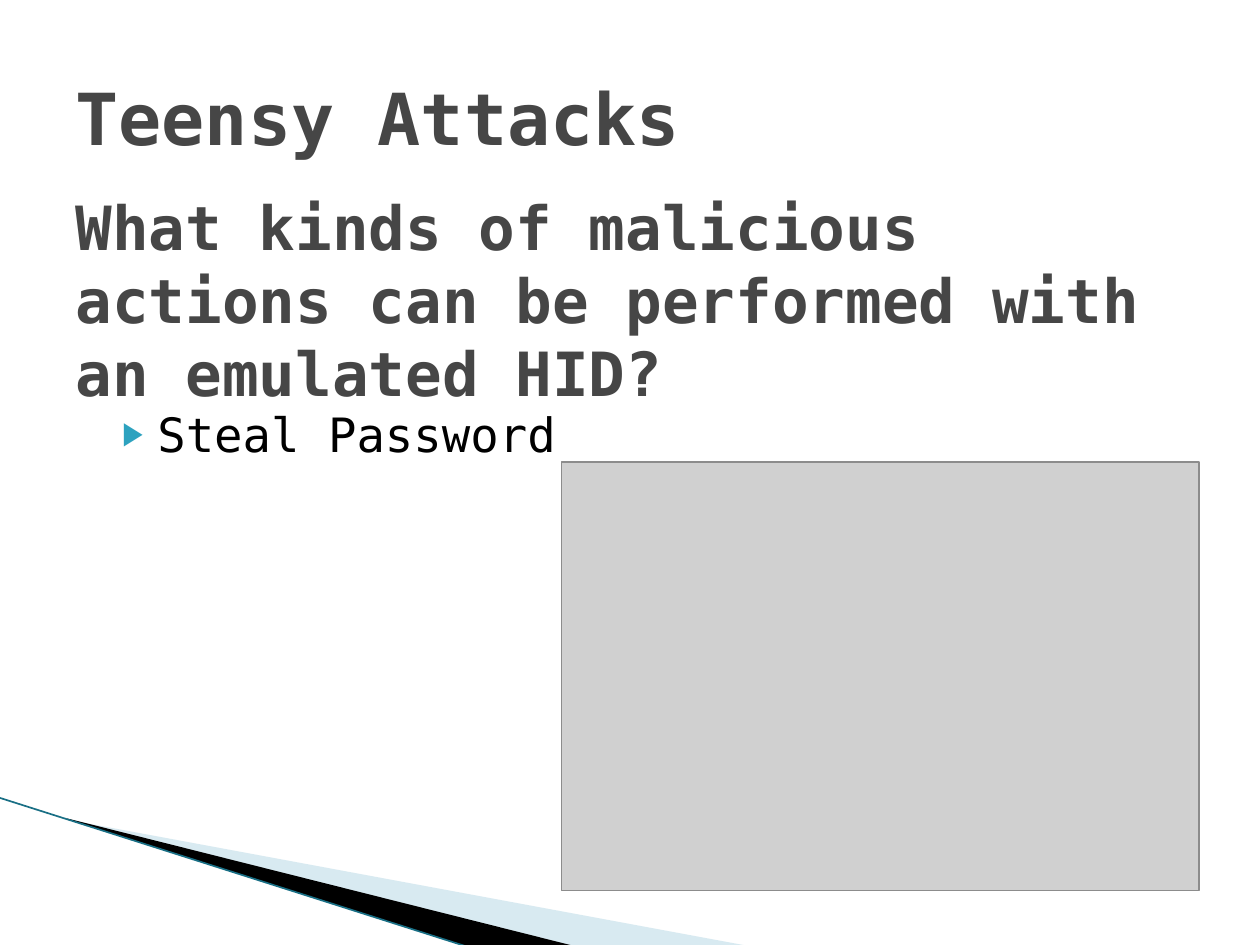
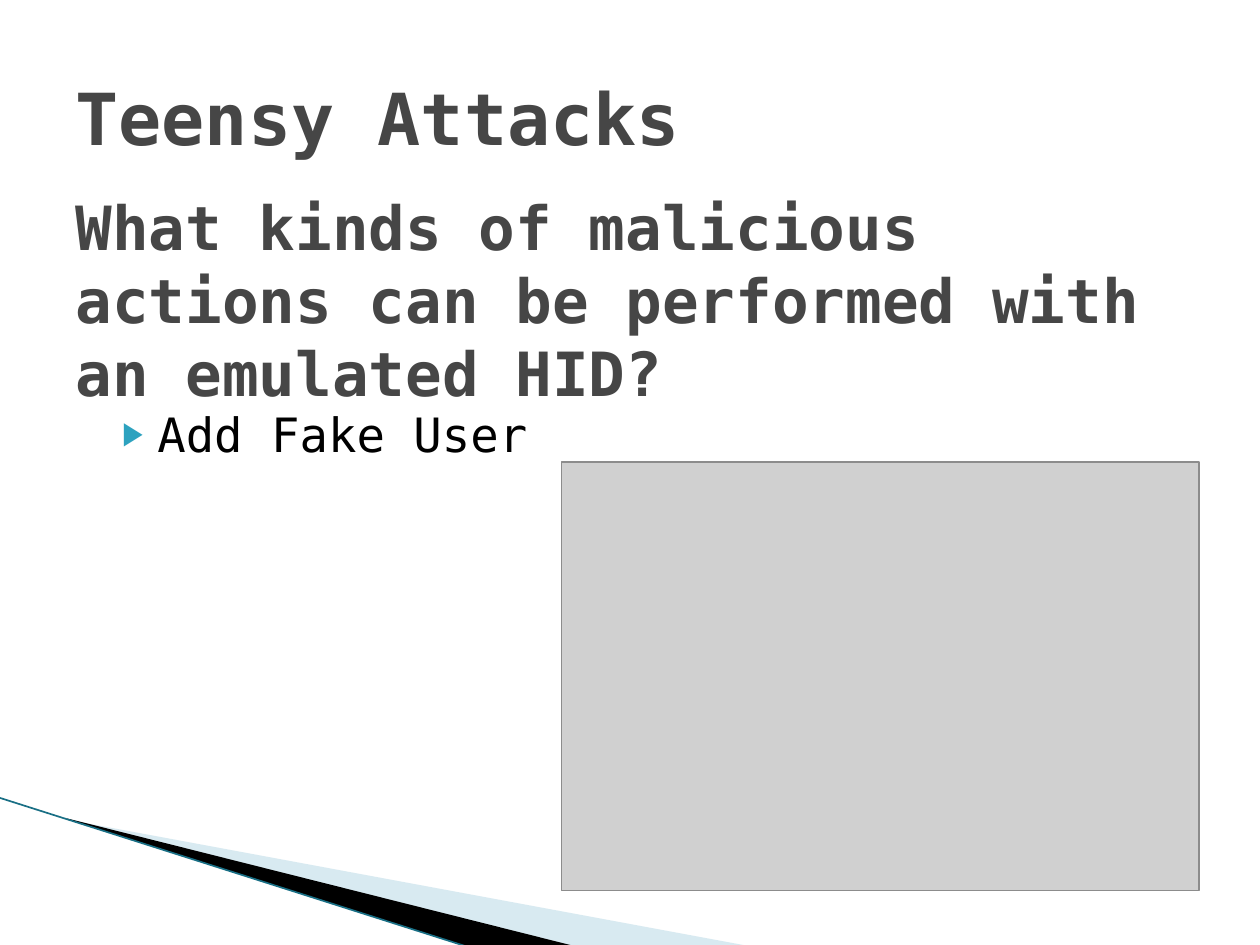
Before and after one commit to vfasburg/cse_825, a slide deck: slide 9 of Project/Final_Project_Presentation_Fasburg_Reiff_Thomas.pptx. Drawn at 1260x945 pixels with LibreOffice and Linux fonts; fonts in the diff are those of the drawing; grey boxes stand for pictures; background and template pictures are left out. Boxes give left, top, right and bottom in pixels: in the first picture for what was removed or moved away, otherwise in the second. Text is boxed around its words. In the diff, an @@ line names an element or a change of style, - is before the commit and + after.

```diff
--- a/Project/Final_Project_Presentation_Fasburg_Reiff_Thomas.pptx
+++ b/Project/Final_Project_Presentation_Fasburg_Reiff_Thomas.pptx
@@ text at [157,416,527,453]: text changed @@
-▶ Steal Password
+▶ Add Fake User
```
Also in this commit, not shown: 2 other slides changed.
